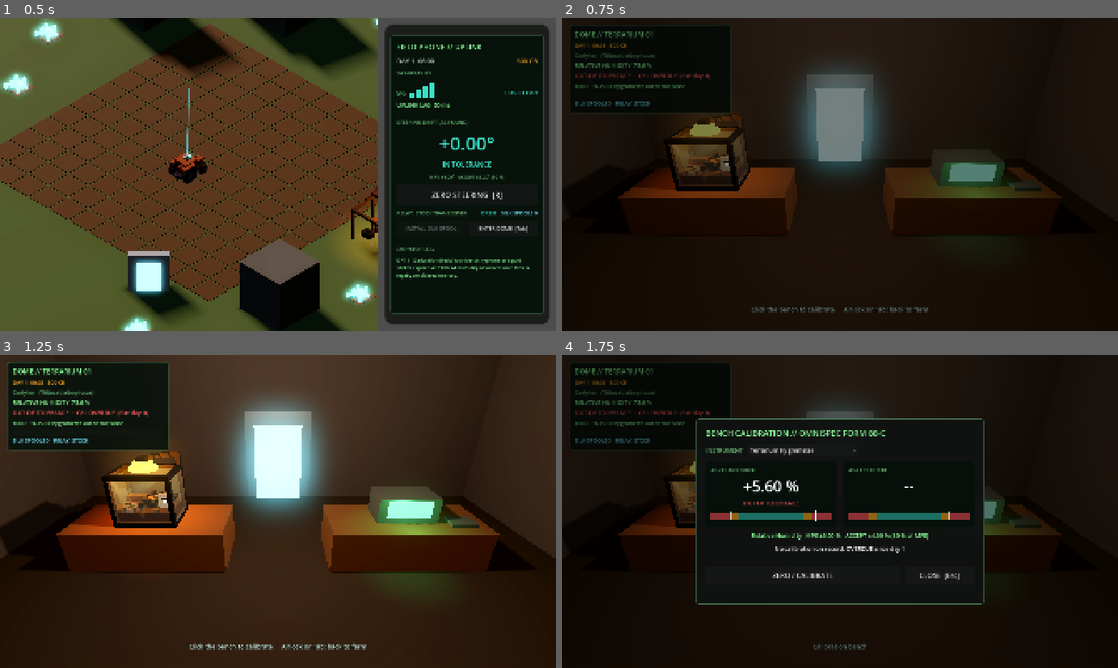
Above: before the commit, frames 1-4 (two rows, left to right).
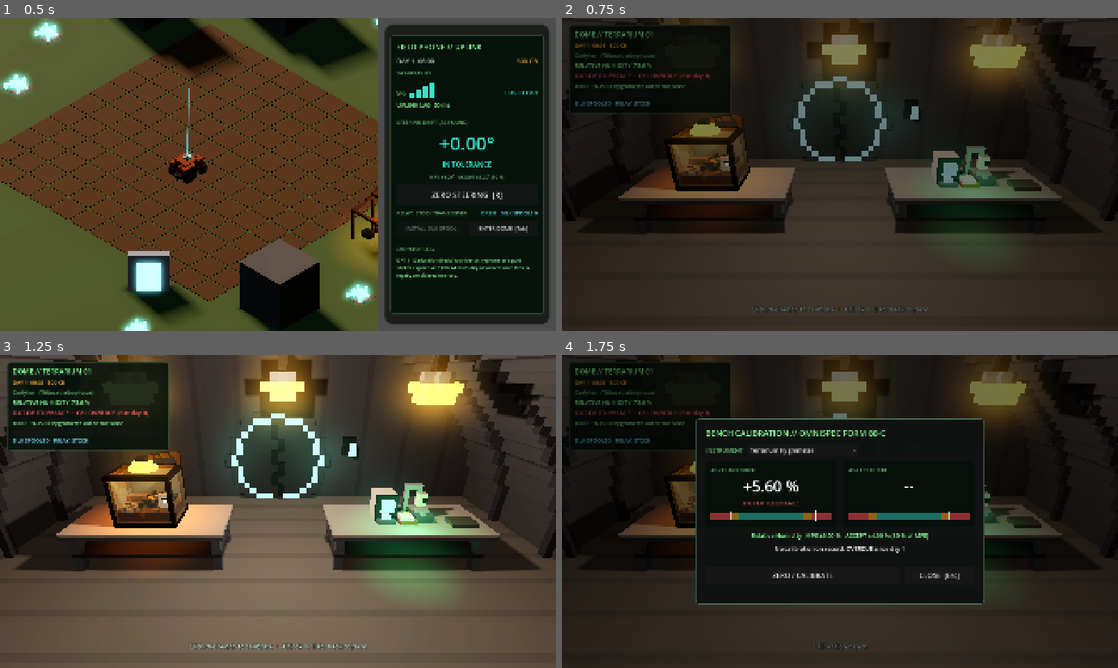
Above: after the commit, the same moments.

Repository: xlockeddown-glitch/out-of-spec
Game: Godot game, scene res://scenes/main_farm.tscn
Two runs of this game, one before a commit and one after it. Both use one fixed random seed, a clock stepped at 60 frames per second and the inputs below.
Inputs (mouse positions are in pixels of both pictures, inside the frame that each line leads up to):
- Up to frame 1 (0.5 s): no input
- Up to frame 2 (0.75 s): click "ENTER DOME [Tab]" at 0.5 s
- Up to frame 3 (1.25 s): no input
- Up to frame 4 (1.75 s): tap Enter at 1.25 s; move the mouse to (962, 495) at 1.27 s; hold D (rover_steer_right) from 1.28 s (still down); hold E (interact) from 1.28 s (still down); click (962, 495) at 1.42 s

Frame 1 is identical in both runs. In frame 2, 47% of the frame differs, in the area x 0-100%, y 0-100%; in frame 3, 62%; in frame 4, 26%.

Commit message:
Neon sheets, batch 2: drop-pod and AUD-1T rebuilt; dome room, benches and cal station modeled
Co-Authored-By: Claude Opus 5.5 <noreply@anthropic.com>
Claude-Session: https://claude.ai/code/session_01BofB6MbKLctUdnYN5tTGLe

Diff:
--- a/scenes/dev/model_gallery.tscn
+++ b/scenes/dev/model_gallery.tscn
@@ -85,3 +85,15 @@
 script = ExtResource("1_slot")
 model_path = "res://assets/voxels/relay_mast.glb"
 model_scale = 0.5
+
+[node name="cal_station" type="Node3D" parent="."]
+transform = Transform3D(1, 0, 0, 0, 1, 0, 0, 0, 1, 40, 0, 0)
+script = ExtResource("1_slot")
+model_path = "res://assets/voxels/cal_station.glb"
+model_scale = 0.1
+
+[node name="dome_bench" type="Node3D" parent="."]
+transform = Transform3D(1, 0, 0, 0, 1, 0, 0, 0, 1, 45, 0, 0)
+script = ExtResource("1_slot")
+model_path = "res://assets/voxels/dome_bench.glb"
+model_scale = 0.1
--- a/scenes/dome_interior.tscn
+++ b/scenes/dome_interior.tscn
@@ -384,3 +384,29 @@
 model_path = "res://assets/voxels/curlyhair.glb"
 model_scale = 0.1
 greybox = [NodePath("../Abdomen"), NodePath("../Cephalothorax"), NodePath("../Legs")]
+
+[node name="RoomModel" type="Node3D" parent="Room" node_paths=PackedStringArray("greybox")]
+script = ExtResource("5_slot")
+model_path = "res://assets/voxels/dome_room.glb"
+model_scale = 0.2
+greybox = [NodePath("../Floor"), NodePath("../BackWall"), NodePath("../LeftWall"), NodePath("../RightWall"), NodePath("../../Airlock/Frame"), NodePath("../../Airlock/Door")]
+
+[node name="LeftBenchModel" type="Node3D" parent="." node_paths=PackedStringArray("greybox")]
+position = Vector3(-3, 0, 0)
+script = ExtResource("5_slot")
+model_path = "res://assets/voxels/dome_bench.glb"
+model_scale = 0.1
+greybox = [NodePath("../LeftBench")]
+
+[node name="RightBenchModel" type="Node3D" parent="." node_paths=PackedStringArray("greybox")]
+position = Vector3(3, 0, 0)
+script = ExtResource("5_slot")
+model_path = "res://assets/voxels/dome_bench.glb"
+model_scale = 0.1
+greybox = [NodePath("../RightBench")]
+
+[node name="StationModel" type="Node3D" parent="CalStation" node_paths=PackedStringArray("greybox")]
+script = ExtResource("5_slot")
+model_path = "res://assets/voxels/cal_station.glb"
+model_scale = 0.1
+greybox = [NodePath("../Body"), NodePath("../Screen")]
Binary file changed: assets/voxels/aud1t.glb
Binary file added: assets/voxels/cal_station.glb
Binary file added: assets/voxels/dome_bench.glb
Binary file added: assets/voxels/dome_room.glb
Binary file changed: assets/voxels/drop_pod.glb
Not shown, changed: assets/voxels/source/aud1t.vox
Not shown, added: assets/voxels/source/cal_station.vox
Not shown, added: assets/voxels/source/dome_bench.vox
Not shown, added: assets/voxels/source/dome_room.vox
Not shown, changed: assets/voxels/source/drop_pod.vox
Not shown, changed: docs/art/voxel_models.md
